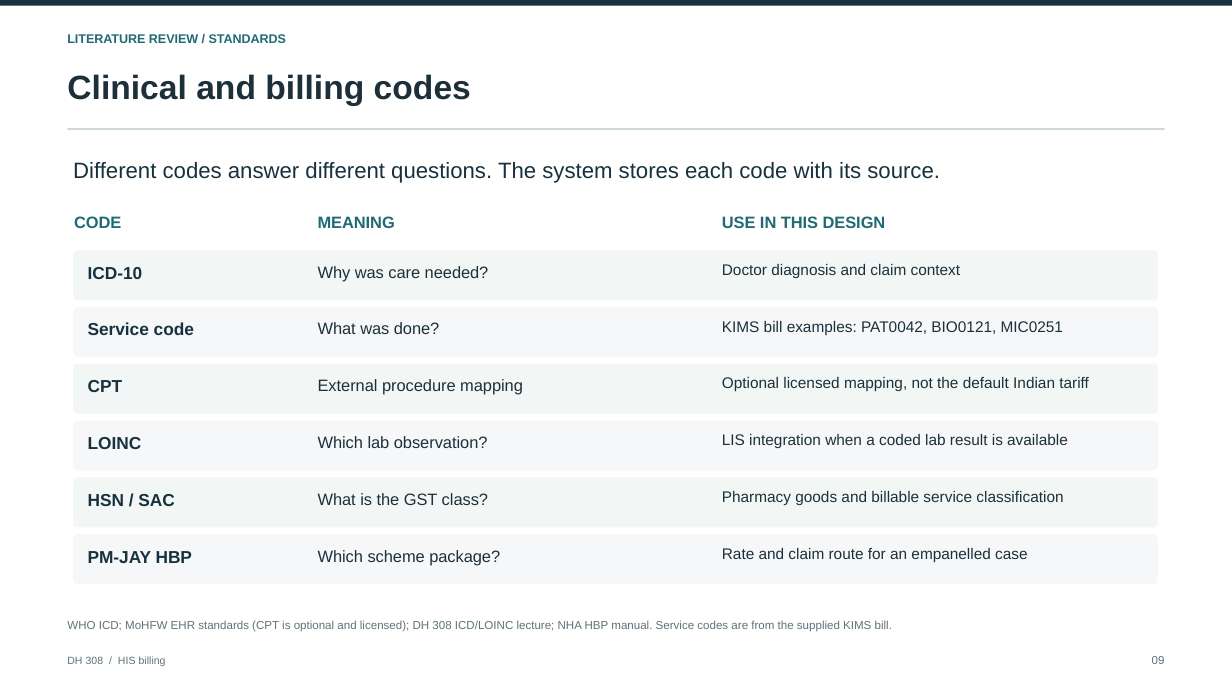
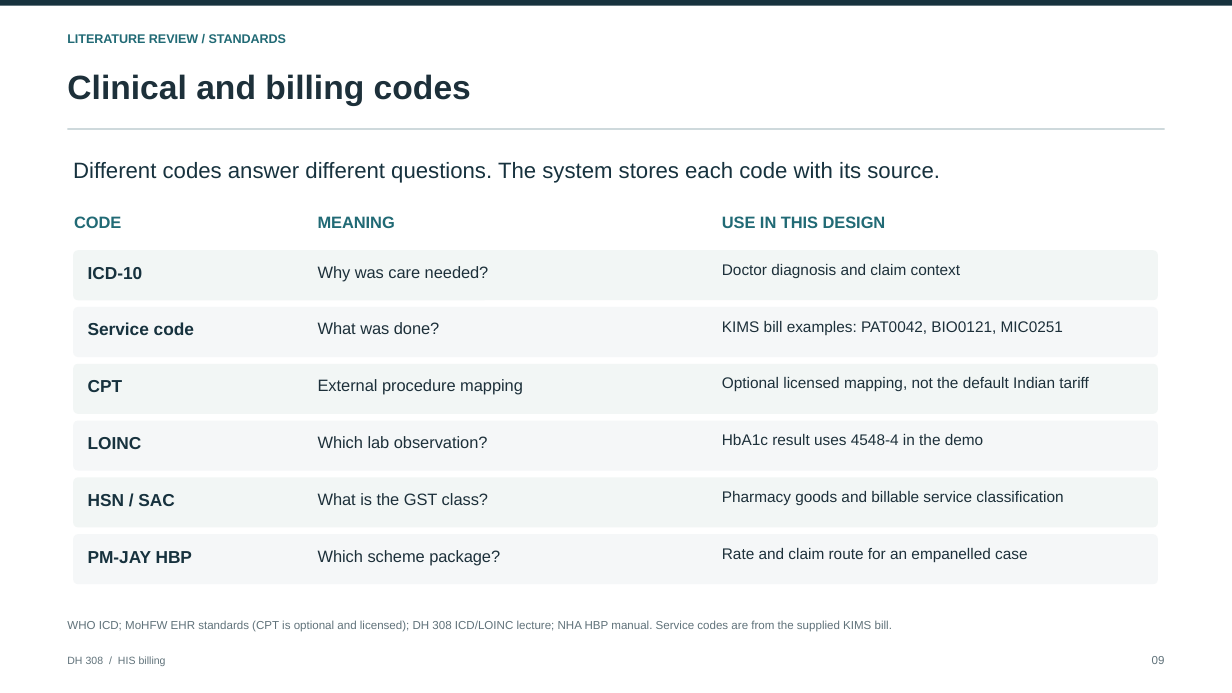
Before and after one commit to Osama-Bin-Lagging/tiveri-billing, a slide deck: slide 9 of presentation/DH308_HIS_Billing_Final.pptx. Drawn at 1232x693 pixels with LibreOffice and Linux fonts; fonts in the diff are those of the drawing. Boxes give left, top, right and bottom in pixels: in the first picture for what was removed or moved away, otherwise in the second. Text is boxed around its words. In the diff, an @@ line names an element or a change of style, - is before the commit and + after.

Commit message:
Add doctor lab pharmacy billing demo handoff

```diff
--- a/presentation/DH308_HIS_Billing_Final.pptx
+++ b/presentation/DH308_HIS_Billing_Final.pptx
@@ text at [722,434,983,445]: text changed @@
-LIS integration when a coded lab result is available
+HbA1c result uses 4548-4 in the demo
```
Also in this commit, not shown: 10 other slides changed, 9 other files.
